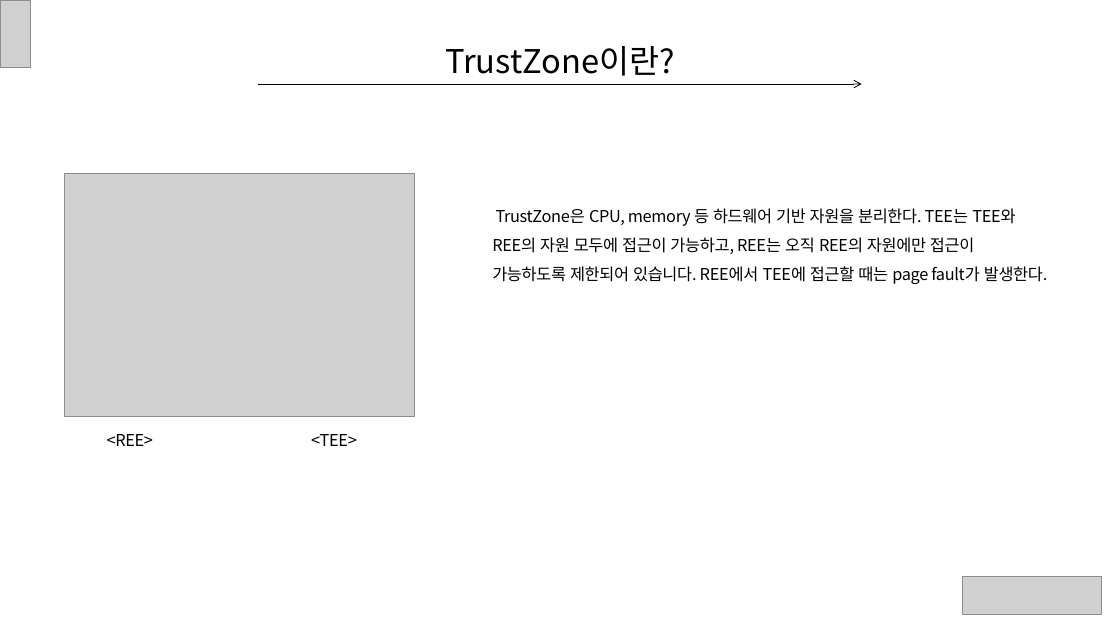
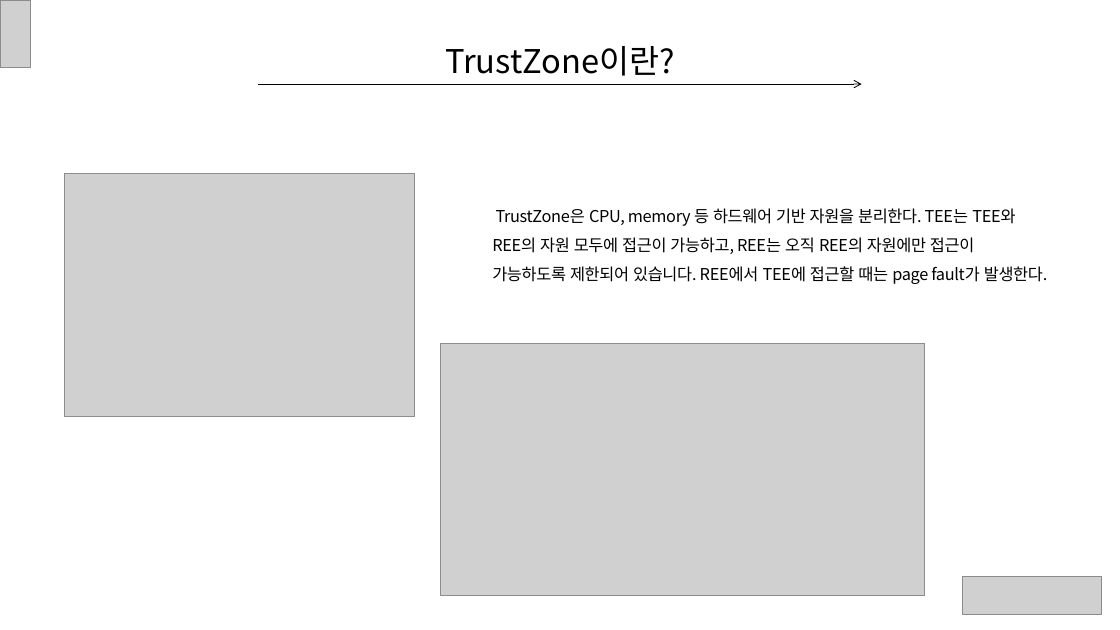
Before and after one commit to ryusangwon/Arm-Trustzone, a slide deck: slide 4 of Trustzone.pptx (slide 7 before the commit). Drawn at 1120x630 pixels with LibreOffice and Linux fonts; fonts in the diff are those of the drawing; grey boxes stand for pictures. Boxes give left, top, right and bottom in pixels: in the first picture for what was removed or moved away, otherwise in the second. Text is boxed around its words. In the diff, an @@ line names an element or a change of style, - is before the commit and + after.

```diff
--- a/Trustzone.pptx
+++ b/Trustzone.pptx
@@ picture added at bbox=[441, 344, 925, 596] @@
@@ text removed at bbox=[107, 434, 153, 446] @@
-<REE>
@@ text removed at bbox=[311, 434, 357, 446] @@
-<TEE>
```
Also in this commit, not shown: 7 other slides changed, 4 slides removed.
